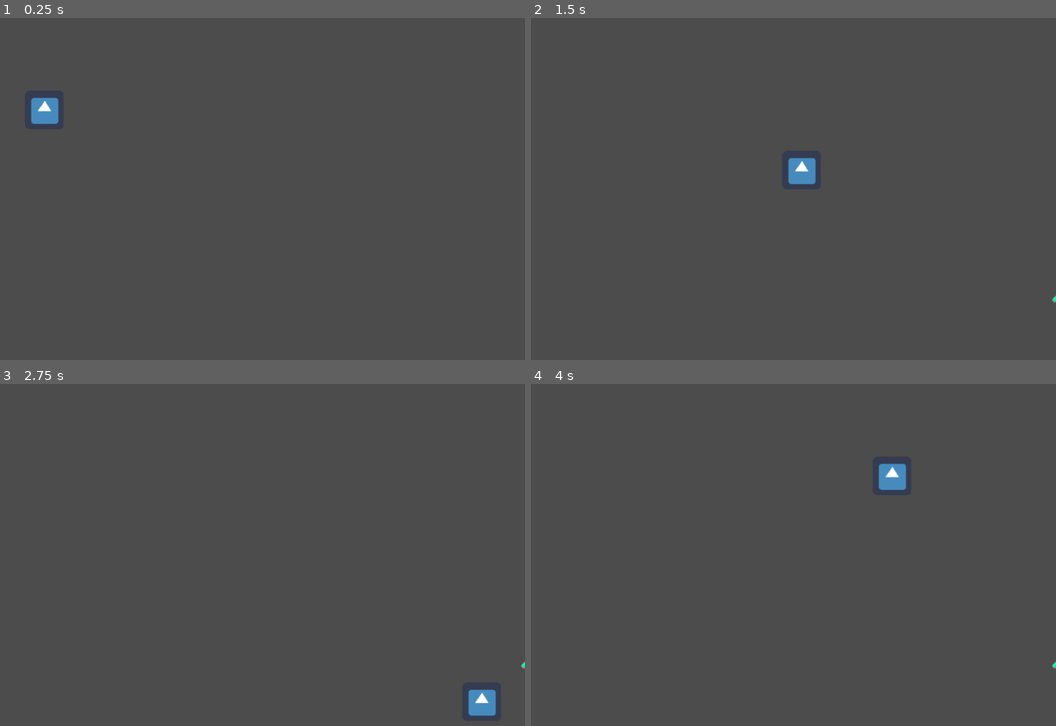
Above: before the commit, frames 1-4 (two rows, left to right).
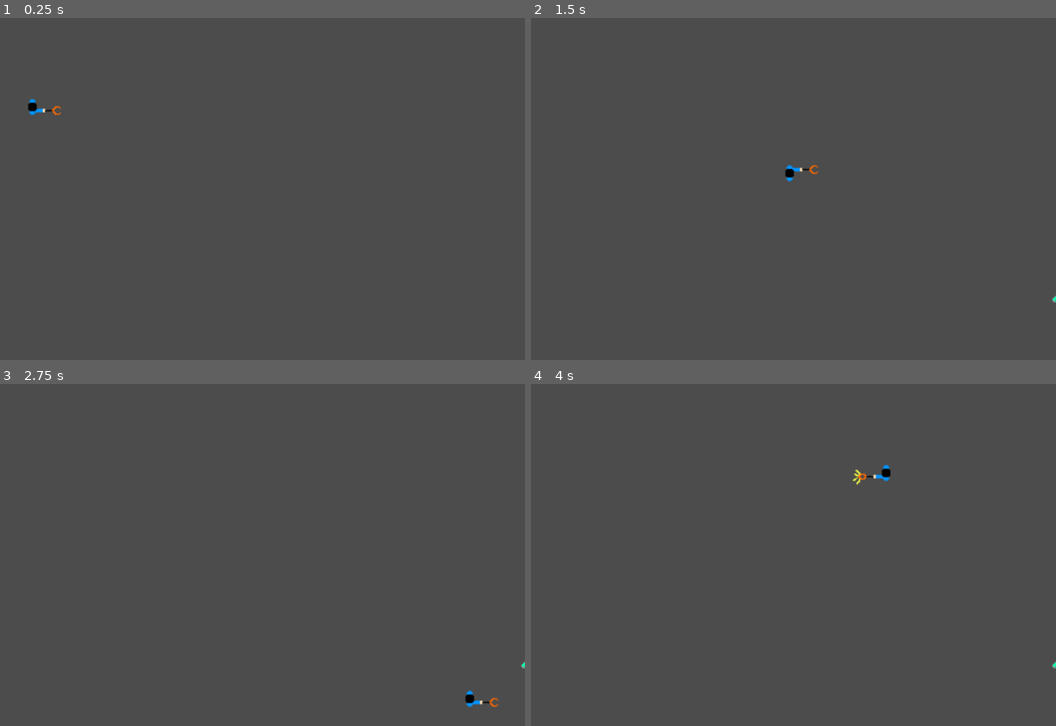
Above: after the commit, the same moments.

Repository: SimonDamberg/trashman-outyard
Game: Godot game, scene res://Main.tscn
Same seed, same stepped clock (60 frames per second), same inputs: the game is played once before the commit and once after it. The engine's default icon, where the game draws it, is replaced by a stand-in: a white triangle on a blue panel in a dark square.
Inputs:
- Up to frame 1 (0.25 s): no input
- Up to frame 2 (1.5 s): tap Enter at 0.5 s; hold Right (ui_right) 0.53-1.28 s; hold Down (ui_down) from 1.28 s (still down)
- Up to frame 3 (2.75 s): release Down (ui_down) at 2.03 s; hold Right (ui_right) from 2.03 s (still down)
- Up to frame 4 (4 s): release Right (ui_right) at 2.78 s; hold Up (ui_up) 2.78-3.53 s; hold Left (ui_left) from 3.53 s (still down)

The runs differ from the first frame. In frame 1, 0.4% of the frame differs, in the area x 5-12%, y 23-32%; in frame 2, 0.4%; in frame 3, 0.4%; in frame 4, 0.5%, in the area x 61-72%, y 23-32%.

Commit message:
Added player

Diff:
--- a/Hackathon/resources/GameController.gd
+++ b/Hackathon/resources/GameController.gd
@@ -5,6 +5,7 @@
 # var b = "text"
 const window_size = Vector2(1024,600)
 const loc = Vector2()
+const player = preload("res://resources/Player.tscn")
 
 var trash = [
 	# TODO: add preloads for trash scenes here
@@ -26,6 +27,7 @@
 		var x = randi() % trash.size()
 		loc.x = rand_range(1, window_size.x)
 		loc.y = rand_range(1, window_size.y)
-		var scene = trash[x].instance()
-		scene.position = loc
-		add_child(scene)
+		var trash_obj = trash[x].instance()
+		trash_obj.position = loc
+		player.connect('hit_trash', trash_obj, '_test_func ')
+		add_child(trash_obj)
--- a/Hackathon/resources/Player.gd
+++ b/Hackathon/resources/Player.gd
@@ -16,6 +16,9 @@
 		velocity.y -= 1
 	if velocity.length() > 0:
 		velocity = velocity.normalized() * speed
+		$AnimatedSprite.play()
+	else:
+		$AnimatedSprite.stop()
 	return velocity
 
 # Called when the node enters the scene tree for the first time.
@@ -28,8 +31,16 @@
 	position += velocity * delta
 	position.x = clamp(position.x, 10, screen_size.x-10) # TODO add offset
 	position.y = clamp(position.y, 10, screen_size.y-10) # TODO add offset
+	#$AnimatedSprite.animation = "walk"
+
+	if velocity.x != 0:
+		$AnimatedSprite.flip_v = false
+		# See the note below about boolean assignment
+		$AnimatedSprite.flip_h = velocity.x < 0
+	elif velocity.y != 0:
+		$AnimatedSprite.flip_v = velocity.y > 0
 
 func _on_Player_body_entered(body):
-	# TODO Check id of trash
 	# TODO Add points to score counter
 	emit_signal("hit_trash", body.value)
+	$AnimatedSprite.animation = "pickup"
--- a/Hackathon/resources/Player.tscn
+++ b/Hackathon/resources/Player.tscn
@@ -1,13 +1,19 @@
-[gd_scene load_steps=5 format=2]
+[gd_scene load_steps=6 format=2]
 
-[ext_resource path="res://icon.png" type="Texture" id=1]
+[ext_resource path="res://assets/charsprite.png" type="Texture" id=1]
 [ext_resource path="res://resources/Player.gd" type="Script" id=2]
+[ext_resource path="res://assets/charspriteclosed.png" type="Texture" id=3]
 
 [sub_resource type="SpriteFrames" id=1]
 animations = [ {
 "frames": [ ExtResource( 1 ) ],
 "loop": true,
-"name": "default",
+"name": "walk",
+"speed": 5.0
+}, {
+"frames": [ ExtResource( 1 ), ExtResource( 3 ) ],
+"loop": true,
+"name": "pickup",
 "speed": 5.0
 } ]
 
@@ -21,9 +27,13 @@
 __meta__ = {
 "_edit_group_": true
 }
+speed = 200
 
 [node name="AnimatedSprite" type="AnimatedSprite" parent="."]
+position = Vector2( -15, 0 )
+scale = Vector2( 2, 2 )
 frames = SubResource( 1 )
+animation = "pickup"
 
 [node name="CollisionShape2D" type="CollisionShape2D" parent="."]
 shape = SubResource( 2 )
--- a/Hackathon/resources/Trash.gd
+++ b/Hackathon/resources/Trash.gd
@@ -1,17 +1,6 @@
 extends Node
-
-
-# Declare member variables here. Examples:
-# var a = 2
-# var b = "text"
 
 export var value = 1
 
-# Called when the node enters the scene tree for the first time.
-func _ready():
-	pass # Replace with function body.
-
-
-# Called every frame. 'delta' is the elapsed time since the previous frame.
-#func _process(delta):
-#	pass
+func _test_func(trash_value):
+	print("hit trash lol")
